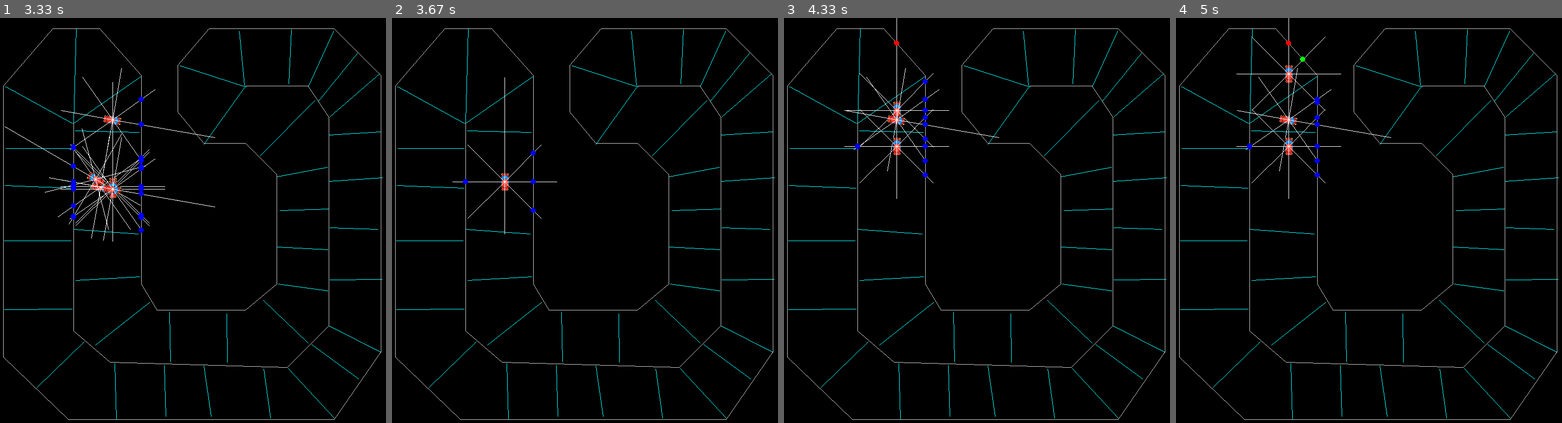
Above: before the commit, frames 1-4 (left to right).
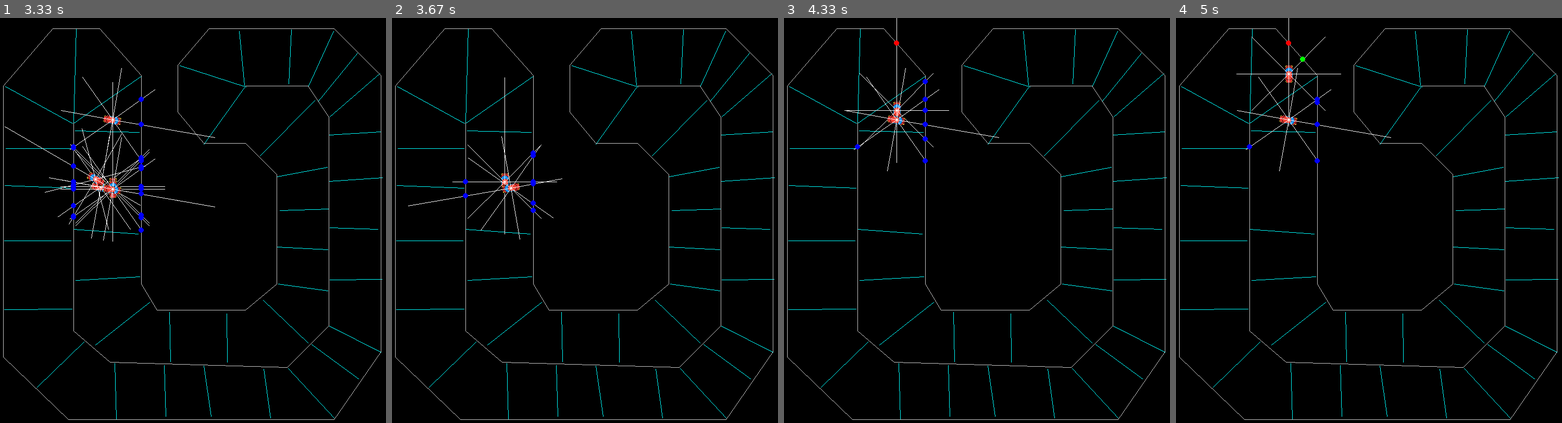
Above: after the commit, the same moments.

Repository: techwithtim/Pygame-Car-Racer
Game: pygame game, started from tutorial2-code/main.py
Two runs of this game, one before a commit and one after it. Both use one fixed random seed, a clock stepped at 60 frames per second and the inputs below.
Inputs:
- Up to frame 1 (3.33 s): no input
- Up to frame 2 (3.67 s): no input
- Up to frame 3 (4.33 s): no input
- Up to frame 4 (5 s): no input

Frame 1 is identical in both runs. In frame 2, 0.2% of the frame differs, in the area x 4-45%, y 29-55%; in frame 3, 0.2%; in frame 4, 0.2%.

Commit message:
minor algorithm changes
minor changes  to the genetic algorithm

Diff:
--- a/tutorial2-code/main.py
+++ b/tutorial2-code/main.py
@@ -265,6 +265,7 @@
         elif score >= second_score:
             second_score = score
             second_values = values
+
     twi, tbi, tw1, tb1 = top_values
     swi, sbi, sw1, sb1 = second_values
 
@@ -279,7 +280,7 @@
     need_to_mutate_wi = []
     for y in range(len(twi[0])):
         for x in range(len(twi)):
-            if abs(twi[x][y] - swi[x][y]) <= epsilon:
+            if abs(twi[x][y] - swi[x][y]) <= epsilon or np.random.random() <= 0.05:
                 nwi[x][y] = (1-ratio) * twi[x][y] + ratio * swi[x][y]
             else:
                 need_to_mutate_wi.append((x, y))
@@ -288,7 +289,7 @@
     for y in range(len(tw1[0])):
         for x in range(len(tw1)):
 
-            if abs(tw1[x][y] - sw1[x][y]) <= epsilon:
+            if abs(tw1[x][y] - sw1[x][y]) <= epsilon or np.random.random() <= 0.05:
 
                 nw1[x][y] = (1-ratio) * tw1[x][y] + ratio * sw1[x][y]
             else:
@@ -296,7 +297,7 @@
 
     need_to_mutate_bi = []
     for y in range(len(tbi[0])):
-        if abs(tbi[0][y] - sbi[0][y]) <= epsilon:
+        if abs(tbi[0][y] - sbi[0][y]) <= epsilon or np.random.random() <= 0.05:
 
             nbi[0][y] = (1-ratio) * tbi[0][y] + ratio * sbi[0][y]
         else:
@@ -304,7 +305,7 @@
 
     need_to_mutate_b1 = []
     for y in range(len(tb1[0])):
-        if abs(tb1[0][y] - sbi[0][y]) <= epsilon:
+        if abs(tb1[0][y] - sbi[0][y]) <= epsilon or np.random.random() <= 0.05:
             nb1[0][y] = (1-ratio) * tb1[0][y] + ratio * sb1[0][y]
         else:
             need_to_mutate_b1.append(y)
